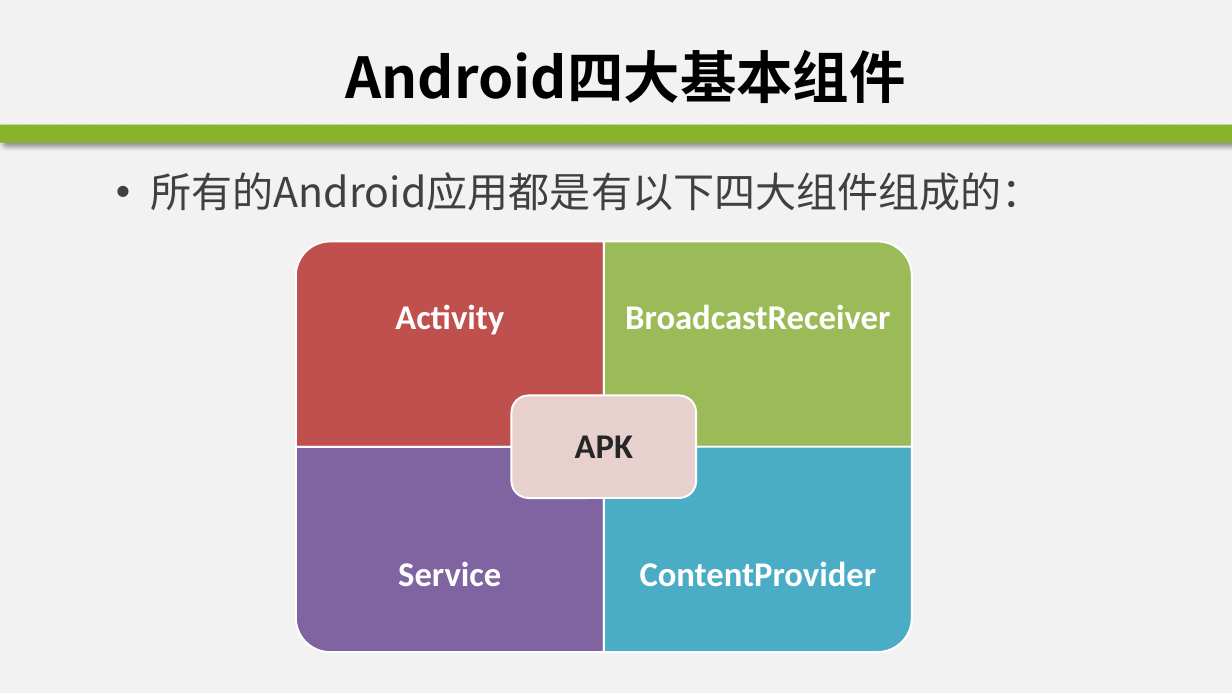
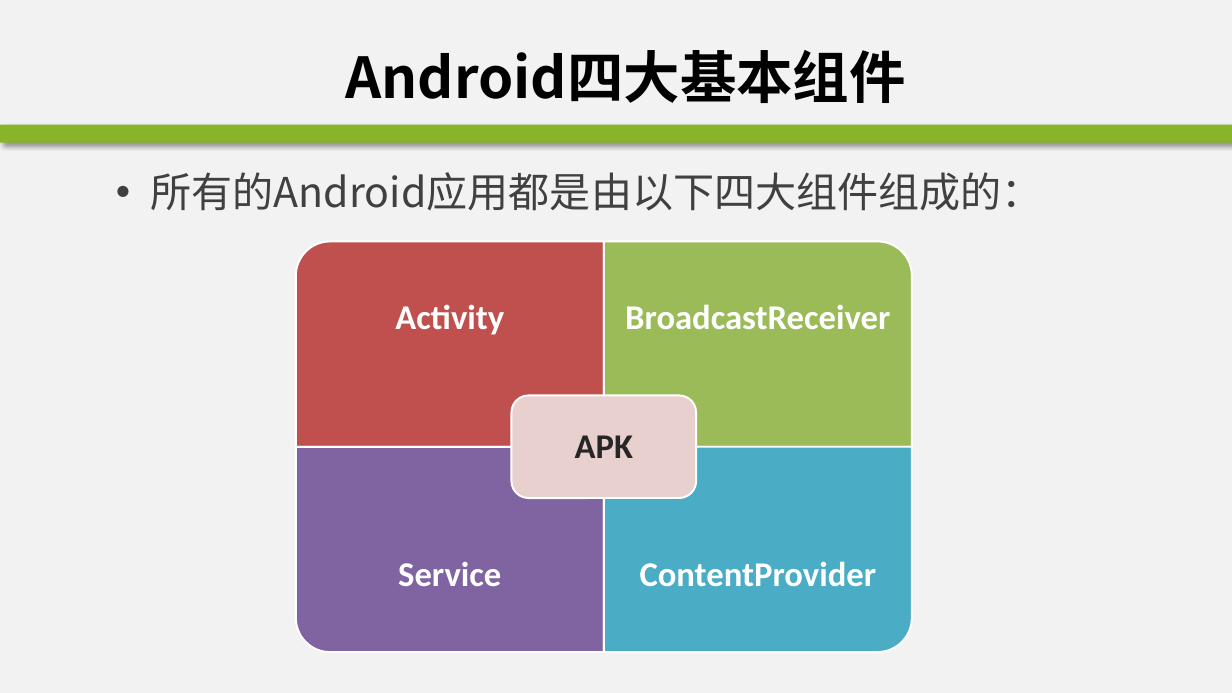
Before and after one commit to edu2act/course-android, a slide deck: slide 4 of materials/slides/ch02-1.pptx. Drawn at 1232x693 pixels with LibreOffice and Linux fonts; fonts in the diff are those of the drawing; background and template pictures are left out. Boxes give left, top, right and bottom in pixels: in the first picture for what was removed or moved away, otherwise in the second. Text is boxed around its words. In the diff, an @@ line names an element or a change of style, - is before the commit and + after.

```diff
--- a/materials/slides/ch02-1.pptx
+++ b/materials/slides/ch02-1.pptx
@@ text at [151,172,1043,211]: text changed @@
-• 所有的Android应用都是有以下四大组件组成的：
+• 所有的Android应用都是由以下四大组件组成的：
```
Also in this commit, not shown: 7 other slides changed, 1 slide removed, 20 other files.
